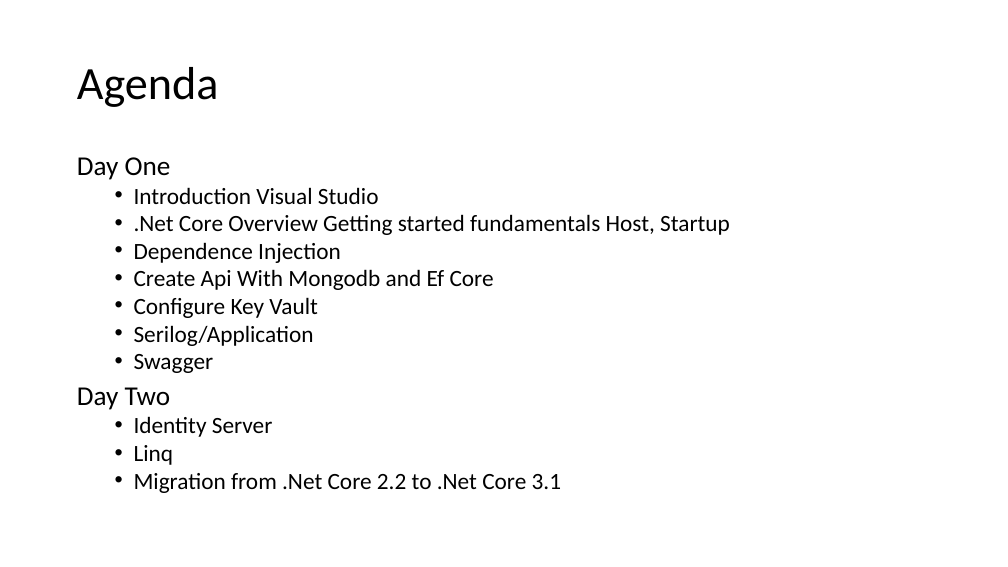
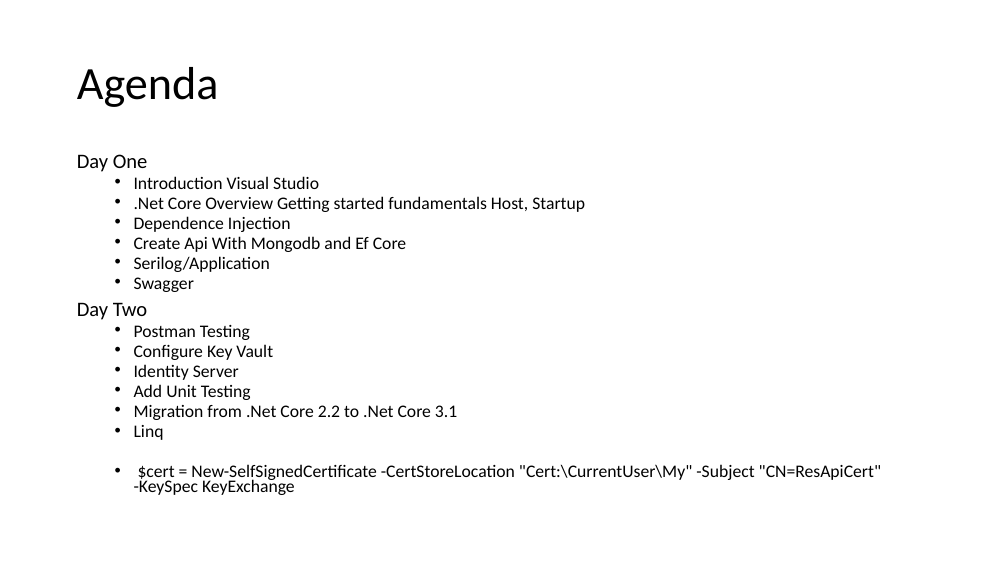
Before and after one commit to CarrieEBeaton/How_Session_Dotnet_Core_Web_Api, a slide deck: slide 2 of Session_1_Md/slides/DotNetCoreFundmentals.pptx. Drawn at 1008x567 pixels with LibreOffice and Linux fonts; fonts in the diff are those of the drawing. Boxes give left, top, right and bottom in pixels: in the first picture for what was removed or moved away, otherwise in the second. Text is boxed around its words. In the diff, an @@ line names an element or a change of style, - is before the commit and + after.

Commit message:
Updated id server

```diff
--- a/Session_1_Md/slides/DotNetCoreFundmentals.pptx
+++ b/Session_1_Md/slides/DotNetCoreFundmentals.pptx
@@ text at [77,154,585,440]: size 25.9 to 19.6 pt in "Day One", "Day Two"; size 22.2 to 16.8 pt in "Introduction Visual Studio", ".Net Core Overview Getting started fundamentals Host, ...", "Dependence Injection", "Create Api With Mongodb and Ef Core" and 4 more places; line spacing 0.8 to 0.7 @@
@@ text at [134,297,317,318]: paragraph removed @@
-  • Configure Key Vault
@@ text at [134,325,273,360]: paragraphs added @@
+  • Postman Testing
+  • Configure Key Vault
@@ text at [134,384,457,420]: paragraphs added @@
+  • Add Unit Testing
+  • Migration from .Net Core 2.2 to .Net Core 3.1
@@ text at [134,464,881,495]: text changed; size 22.2 to 16.8 pt @@
-  • Migration from .Net Core 2.2 to .Net Core 3.1
+  • $cert = New-SelfSignedCertificate -CertStoreLocation "Cert:\CurrentUser\My" -Subject "CN=ResApiCert" -KeySpec KeyExchange
```
Also in this commit, not shown: 2 other files.
